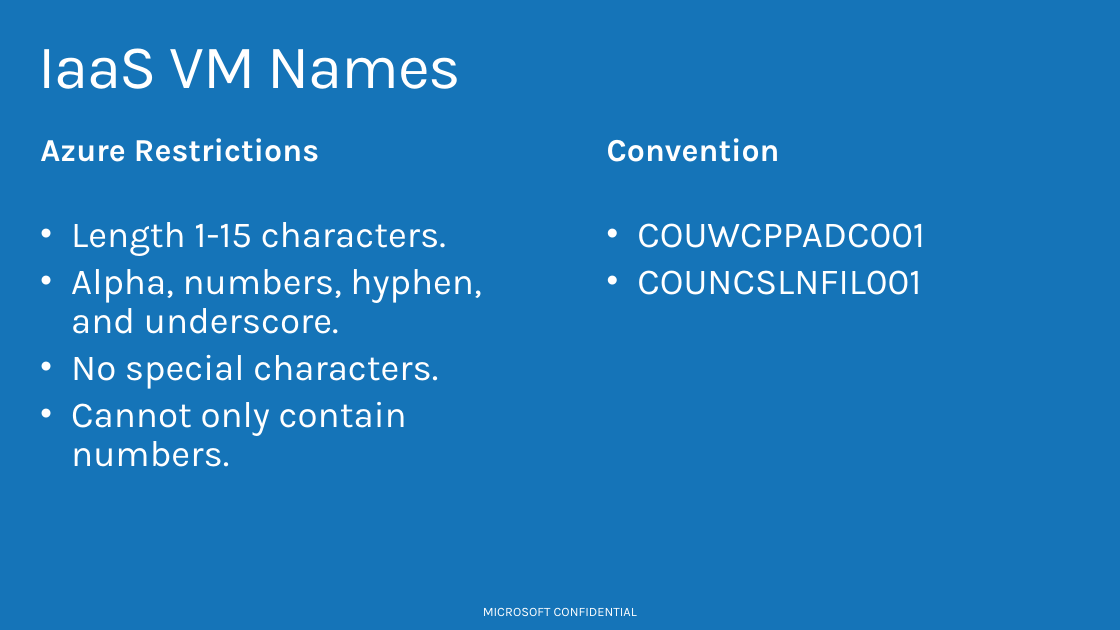
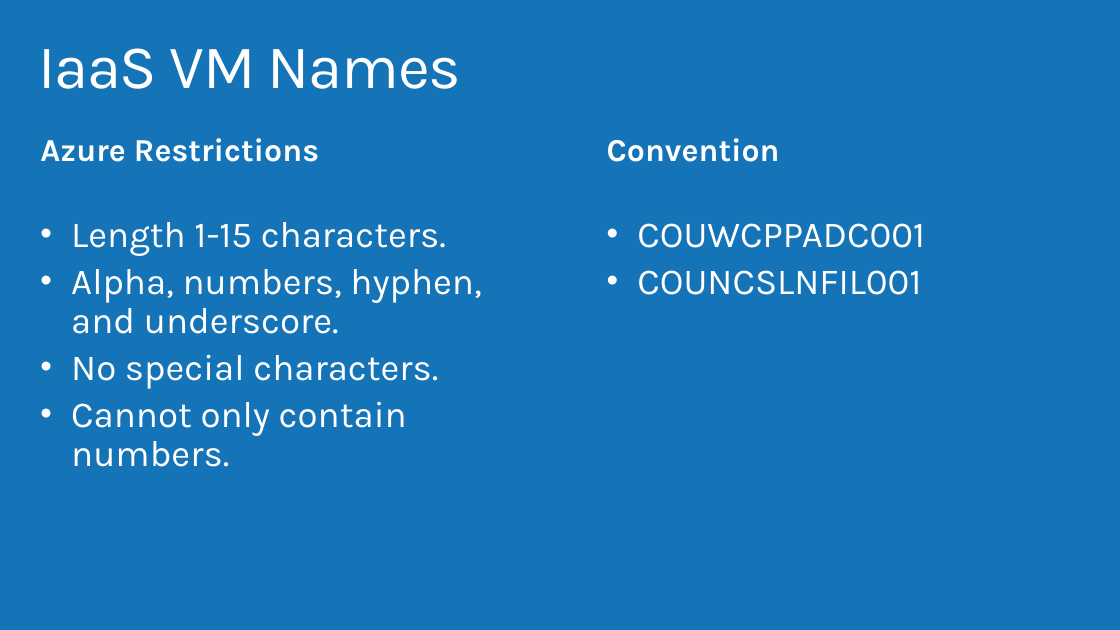
Before and after one commit to AzureCAT-GSI/Designing-and-Managing-Azure-Subscriptions, a slide deck: slide 46 of Designing and Managing Azure Subscriptions.pptx. Drawn at 1120x630 pixels with LibreOffice and Linux fonts; fonts in the diff are those of the drawing; background and template pictures are left out. Boxes give left, top, right and bottom in pixels: in the first picture for what was removed or moved away, otherwise in the second. Text is boxed around its words. In the diff, an @@ line names an element or a change of style, - is before the commit and + after.

Commit message:
Removed confidential footer from deck

```diff
--- a/Designing and Managing Azure Subscriptions.pptx
+++ b/Designing and Managing Azure Subscriptions.pptx
@@ text removed at [483,608,637,616] @@
-MICROSOFT CONFIDENTIAL
```
Also in this commit, not shown: 65 other slides changed, 2 slides added, 2 slides removed.
